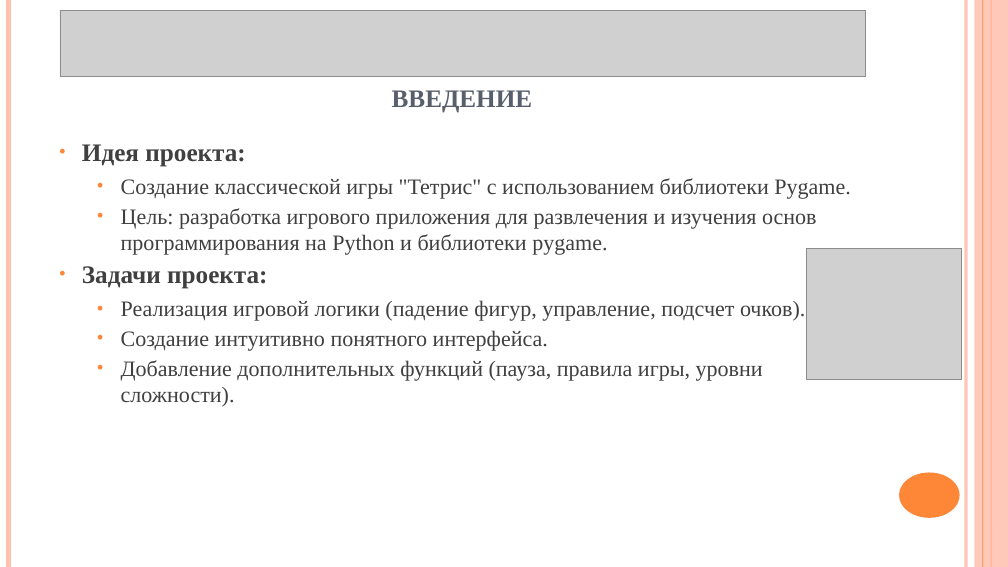
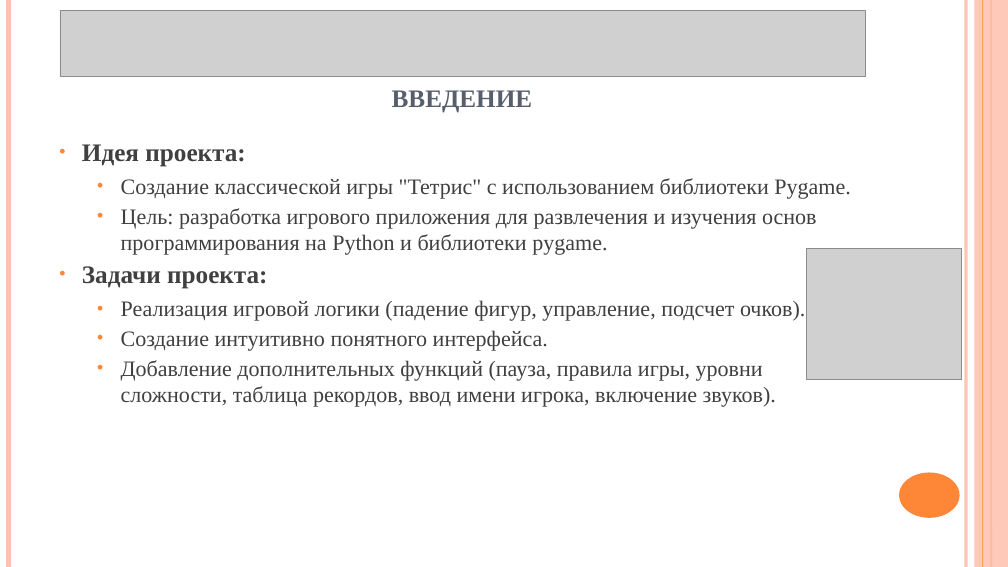
Before and after one commit to ALEXIS-png-spec/game_project, a slide deck: slide 2 of презентация11.pptx. Drawn at 1008x567 pixels with LibreOffice and Linux fonts; fonts in the diff are those of the drawing; grey boxes stand for pictures. Boxes give left, top, right and bottom in pixels: in the first picture for what was removed or moved away, otherwise in the second. Text is boxed around its words. In the diff, an @@ line names an element or a change of style, - is before the commit and + after.

```diff
--- a/презентация11.pptx
+++ b/презентация11.pptx
@@ text at (x1=121, y1=360, x2=776, y2=407): text changed @@
-  • Добавление дополнительных функций (пауза, правила игры, уровни сложности).
+  • Добавление дополнительных функций (пауза, правила игры, уровни сложности, таблица рекордов, ввод имени игрока, включение звуков).
```
Also in this commit, not shown: 3 other slides changed, 1 slide added, 1 slide removed, 1 other file.
